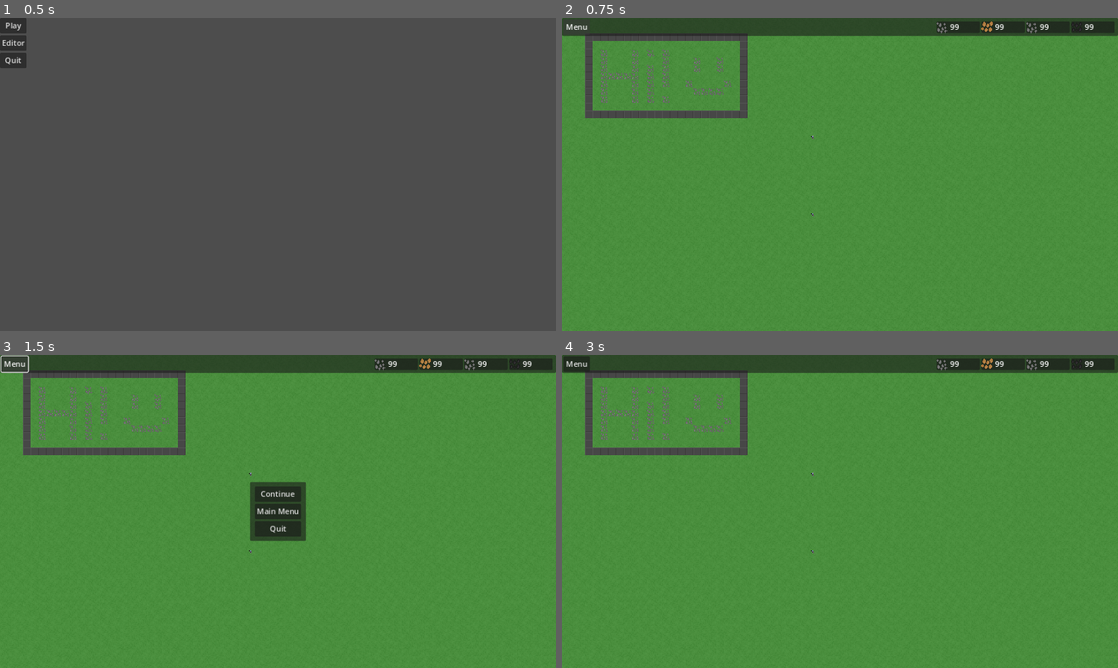
Above: before the commit, frames 1-4 (two rows, left to right).
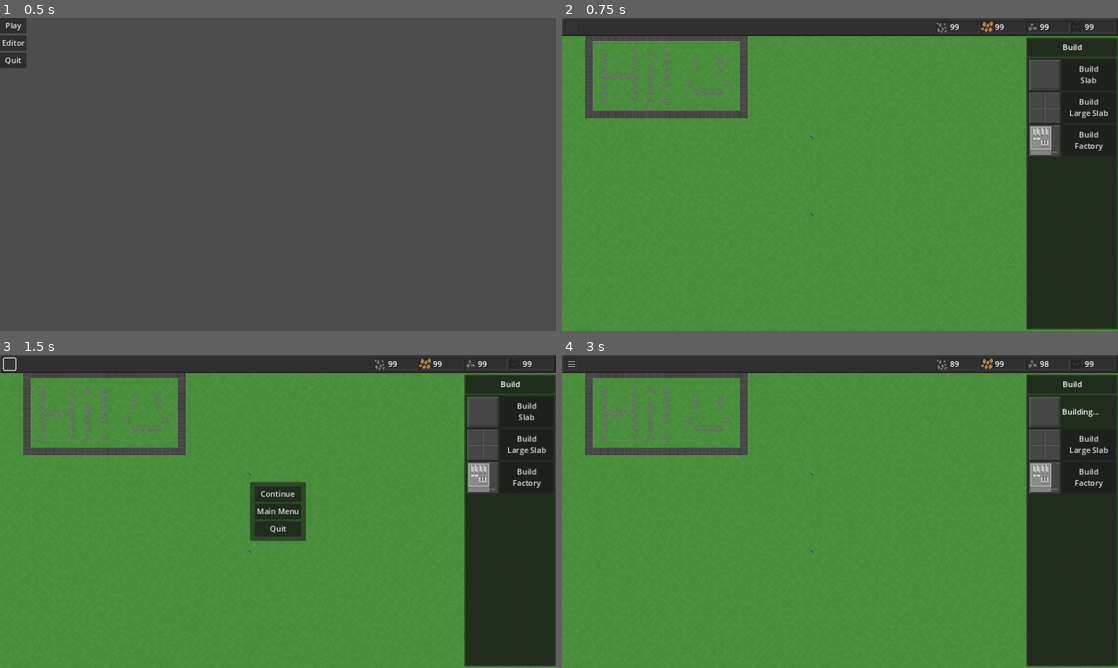
Above: after the commit, the same moments.

Repository: wssuomi/pirate-jam-14
Game: Godot game, scene res://scenes/main_menu.tscn
The game is run twice, just before and just after one commit, with the same random seed, the same clock (stepped at 60 frames per second) and the same inputs.
Inputs (mouse positions are in pixels of both pictures, inside the frame that each line leads up to; where the layout moved, square brackets give the same spot in the first picture):
- Up to frame 1 (0.5 s): no input
- Up to frame 2 (0.75 s): click "Play" at 0.5 s
- Up to frame 3 (1.5 s): click (11, 364) [16, 364] at 1.25 s
- Up to frame 4 (3 s): click "Continue" at 2 s; click (1090, 411) at 2.75 s, where only the run after the commit has a clickable "Build Slab"

Frame 1 is identical in both runs. In frame 2, 18% of the frame differs, in the area x 0-100%, y 0-100%; in frame 3, 18%; in frame 4, 18%.

Commit message:
added asset project files

Diff:
--- /dev/null
+++ b/assets/resource.tres
@@ -0,0 +1,6 @@
+[gd_resource type="StyleBoxTexture" load_steps=2 format=3 uid="uid://bytjq71w8uwm1"]
+
+[ext_resource type="Texture2D" uid="uid://dutdbwcnu36ve" path="res://assets/resources_panel.png" id="1_kqjd8"]
+
+[resource]
+texture = ExtResource("1_kqjd8")
--- a/project.godot
+++ b/project.godot
@@ -17,6 +17,7 @@
 
 [display]
 
+window/size/mode=3
 window/stretch/mode="canvas_items"
 
 [input]
--- a/scenes/game.tscn
+++ b/scenes/game.tscn
@@ -1,9 +1,13 @@
-[gd_scene load_steps=15 format=3 uid="uid://6uwpprnvngbp"]
+[gd_scene load_steps=20 format=3 uid="uid://6uwpprnvngbp"]
 
 [ext_resource type="Script" path="res://scripts/Game.gd" id="1_astxb"]
 [ext_resource type="Script" path="res://scripts/Camera.gd" id="2_d63gu"]
 [ext_resource type="PackedScene" uid="uid://c0un25vuo1nmm" path="res://scenes/pause_menu.tscn" id="2_nbn5r"]
 [ext_resource type="Texture2D" uid="uid://jm1bhhp8ffsb" path="res://assets/map_tiles.png" id="3_ee80l"]
+[ext_resource type="Texture2D" uid="uid://b4r4fhn87fmlj" path="res://assets/top_bar.png" id="5_wedu5"]
+[ext_resource type="StyleBox" uid="uid://bytjq71w8uwm1" path="res://assets/resource.tres" id="6_c0pvi"]
+[ext_resource type="Texture2D" uid="uid://k75m7nff1uar" path="res://assets/iron_icon.png" id="7_fomvy"]
+[ext_resource type="Texture2D" uid="uid://dnxkeswg4ckue" path="res://assets/pause_menu_button.png" id="8_etsvh"]
 
 [sub_resource type="AtlasTexture" id="AtlasTexture_mpe62"]
 atlas = ExtResource("3_ee80l")
@@ -17,6 +21,9 @@
 atlas = ExtResource("3_ee80l")
 region = Rect2(0, 112, 32, 32)
 
+[sub_resource type="StyleBoxTexture" id="StyleBoxTexture_2p2xj"]
+texture = ExtResource("5_wedu5")
+
 [sub_resource type="AtlasTexture" id="AtlasTexture_trr3j"]
 atlas = ExtResource("3_ee80l")
 region = Rect2(64, 32, 16, 16)
@@ -25,13 +32,12 @@
 atlas = ExtResource("3_ee80l")
 region = Rect2(80, 32, 16, 16)
 
-[sub_resource type="AtlasTexture" id="AtlasTexture_gbi5a"]
-atlas = ExtResource("3_ee80l")
-region = Rect2(64, 32, 16, 16)
-
 [sub_resource type="AtlasTexture" id="AtlasTexture_k6xtk"]
 atlas = ExtResource("3_ee80l")
 region = Rect2(96, 32, 16, 16)
+
+[sub_resource type="StyleBoxTexture" id="StyleBoxTexture_rtws7"]
+texture = ExtResource("8_etsvh")
 
 [sub_resource type="TileSetAtlasSource" id="TileSetAtlasSource_vnpe4"]
 texture = ExtResource("3_ee80l")
@@ -103,7 +109,6 @@
 size_flags_vertical = 4
 
 [node name="SideBarBuild" type="Control" parent="CanvasLayer"]
-visible = false
 layout_mode = 3
 anchors_preset = 0
 offset_left = 962.0
@@ -302,18 +307,20 @@
 mouse_filter = 1
 
 [node name="Panel" type="Panel" parent="CanvasLayer/TopBar"]
+texture_filter = 1
 layout_mode = 0
 offset_right = 1152.0
 offset_bottom = 37.0
 mouse_filter = 1
+theme_override_styles/panel = SubResource("StyleBoxTexture_2p2xj")
 
 [node name="Stone" type="Control" parent="CanvasLayer/TopBar"]
 layout_mode = 2
 anchors_preset = 0
 offset_left = 776.0
 offset_top = 7.0
-offset_right = 866.0
-offset_bottom = 30.0
+offset_right = 864.0
+offset_bottom = 31.0
 mouse_filter = 1
 
 [node name="MarginContainer" type="MarginContainer" parent="CanvasLayer/TopBar/Stone"]
@@ -322,8 +329,10 @@
 offset_bottom = 23.0
 
 [node name="Panel" type="Panel" parent="CanvasLayer/TopBar/Stone/MarginContainer"]
-layout_mode = 2
-mouse_filter = 1
+texture_filter = 1
+layout_mode = 2
+mouse_filter = 1
+theme_override_styles/panel = ExtResource("6_c0pvi")
 
 [node name="HBoxContainer" type="HBoxContainer" parent="CanvasLayer/TopBar/Stone/MarginContainer"]
 layout_mode = 2
@@ -354,8 +363,10 @@
 offset_bottom = 23.0
 
 [node name="Panel" type="Panel" parent="CanvasLayer/TopBar/Copper/MarginContainer"]
-layout_mode = 2
-mouse_filter = 1
+texture_filter = 1
+layout_mode = 2
+mouse_filter = 1
+theme_override_styles/panel = ExtResource("6_c0pvi")
 
 [node name="HBoxContainer" type="HBoxContainer" parent="CanvasLayer/TopBar/Copper/MarginContainer"]
 layout_mode = 2
@@ -386,8 +397,10 @@
 offset_bottom = 23.0
 
 [node name="Panel" type="Panel" parent="CanvasLayer/TopBar/Iron/MarginContainer"]
-layout_mode = 2
-mouse_filter = 1
+texture_filter = 1
+layout_mode = 2
+mouse_filter = 1
+theme_override_styles/panel = ExtResource("6_c0pvi")
 
 [node name="HBoxContainer" type="HBoxContainer" parent="CanvasLayer/TopBar/Iron/MarginContainer"]
 layout_mode = 2
@@ -395,7 +408,7 @@
 [node name="TextureRect" type="TextureRect" parent="CanvasLayer/TopBar/Iron/MarginContainer/HBoxContainer"]
 texture_filter = 3
 layout_mode = 2
-texture = SubResource("AtlasTexture_gbi5a")
+texture = ExtResource("7_fomvy")
 expand_mode = 2
 
 [node name="IronLabel" type="Label" parent="CanvasLayer/TopBar/Iron/MarginContainer/HBoxContainer"]
@@ -418,8 +431,10 @@
 offset_bottom = 23.0
 
 [node name="Panel" type="Panel" parent="CanvasLayer/TopBar/Coal/MarginContainer"]
-layout_mode = 2
-mouse_filter = 1
+texture_filter = 1
+layout_mode = 2
+mouse_filter = 1
+theme_override_styles/panel = ExtResource("6_c0pvi")
 
 [node name="HBoxContainer" type="HBoxContainer" parent="CanvasLayer/TopBar/Coal/MarginContainer"]
 layout_mode = 2
@@ -436,13 +451,14 @@
 text = "0"
 
 [node name="Menu" type="Button" parent="CanvasLayer/TopBar"]
-layout_mode = 2
-offset_left = 3.0
-offset_top = 3.0
-offset_right = 58.0
-offset_bottom = 34.0
-mouse_filter = 1
-text = "Menu"
+texture_filter = 1
+layout_mode = 2
+offset_left = 8.0
+offset_top = 7.0
+offset_right = 32.0
+offset_bottom = 31.0
+mouse_filter = 1
+theme_override_styles/normal = SubResource("StyleBoxTexture_rtws7")
 
 [node name="Map" type="TileMap" parent="."]
 texture_filter = 1
Binary file added: assets/iron_icon.png
Not shown, added: assets/iron_icon.png.import
Binary file added: assets/pause_menu_button.png
Not shown, added: assets/pause_menu_button.png.import
Binary file added: assets/resources_panel.png
Not shown, added: assets/resources_panel.png.import
Binary file added: assets/tank_sprite.png
Not shown, added: assets/tank_sprite.png.import
Binary file added: assets/top_bar.png
Not shown, added: assets/top_bar.png.import
Not shown, added: project_files/iron_icon.kra
Not shown, added: project_files/map_tiles.kra
(and 6 more such lines)
